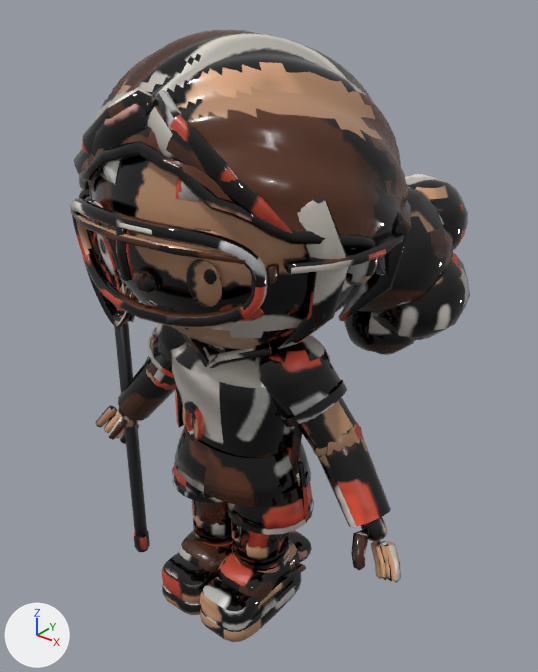
One commit to the Blender file 3D/Production/Characters/GirlField/LaxAttack_GirlField.blend: the scene before it, then after it.
One viewpoint serves both versions: a camera (50 mm lens) standing at (1.035, -1.183, 1.512) and looking at (-0.015, 0.13, 0.698). The axes (+X, +Y, +Z) are drawn at lower left. The lights are the same throughout. The older version comes first.

Objects in the first picture: 'lax_shooter_body'.
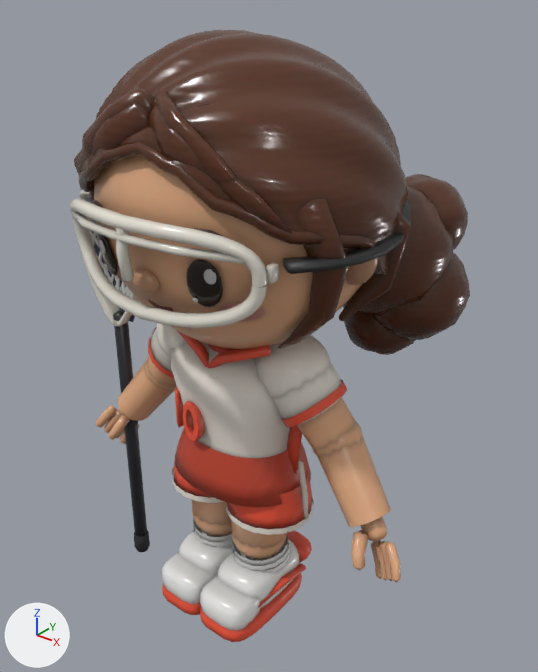
Boxes (x1, y1, x2, y2) around the edits, measured in the pictures (538 x 672 px; the box of a moved part takes in the faces that stretch with it):
part 1 of me_lax_shooter_body, moved or reshaped (mostly hidden)
    before: (97, 73, 201, 302)
    after: (97, 73, 229, 234)
part 2 of me_lax_shooter_body, surface changed
    both: (70, 30, 470, 642)

What changed in the scene script:
```text
Change me_lax_shooter_body:
    used by ob_lax_shooter_body; location = (0.0, 0.0, 0.0)
    remove me_lax_shooter_body.from_pydata(...)  # 16098 vertices, 16658 faces; spans x -0.52..0.5, y -0.34..0.55, z -0.11..1.41
    add me_lax_shooter_body.from_pydata(...)  # 16138 vertices, 16754 faces; spans x -0.52..0.5, y -0.34..0.55, z -0.11..1.41
    me_lax_shooter_body part 1: 37 vertices moved within x -0.17..0.22, y -0.27..-0.17, z 0.91..1.33; 243 vertices removed from x -0.18..0.18, y -0.26..-0.18, z 1.15..1.27; 199 vertices added at x -0.16..0.16, y -0.23..-0.14, z 1.22..1.34
    me_lax_shooter_body part 2: 16204 kept faces spanning x -0.52..0.5, y -0.34..0.55, z -0.11..1.41 get new texture (UV) coordinates
    other edits to the shape of me_lax_shooter_body do not show in these pictures
```
